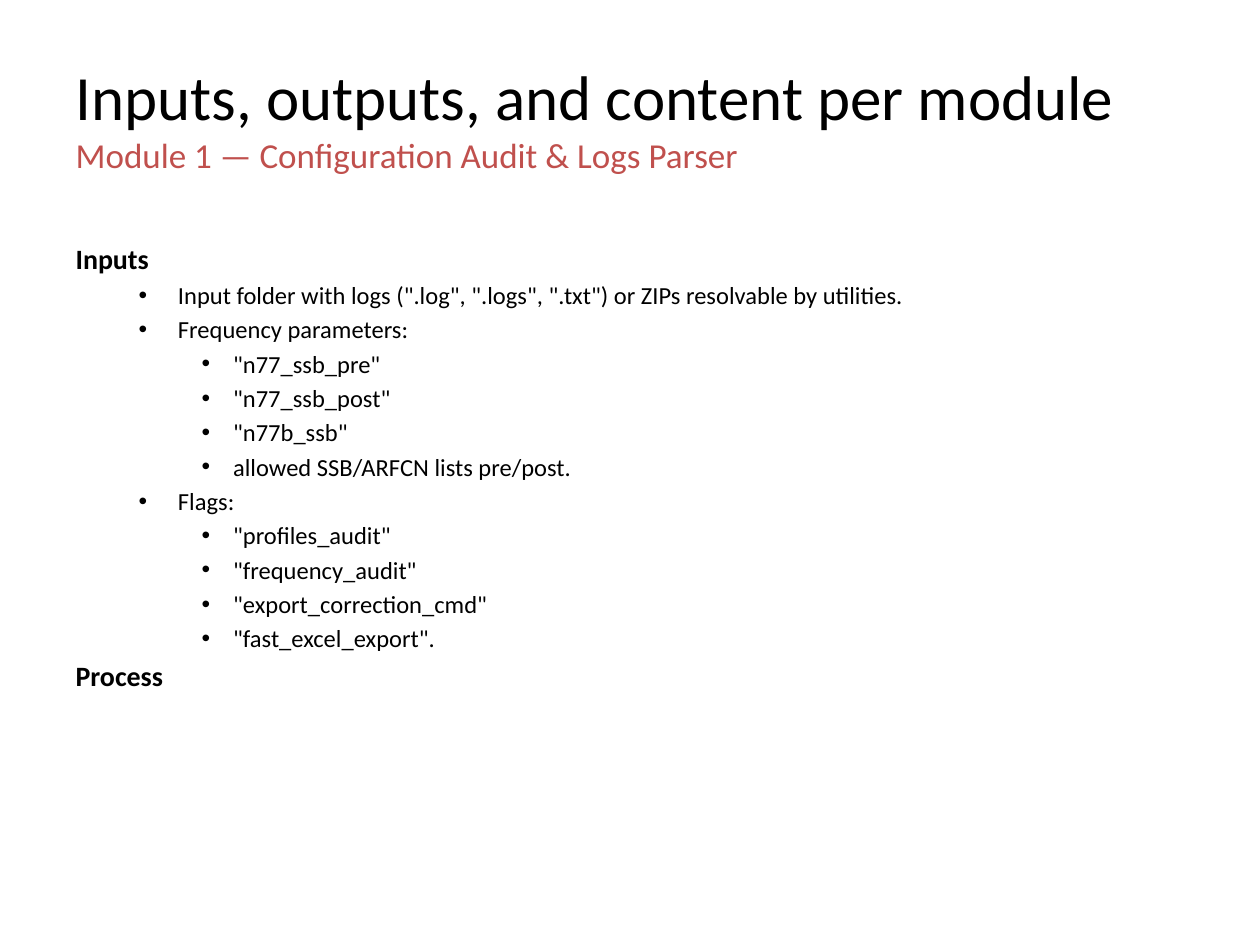
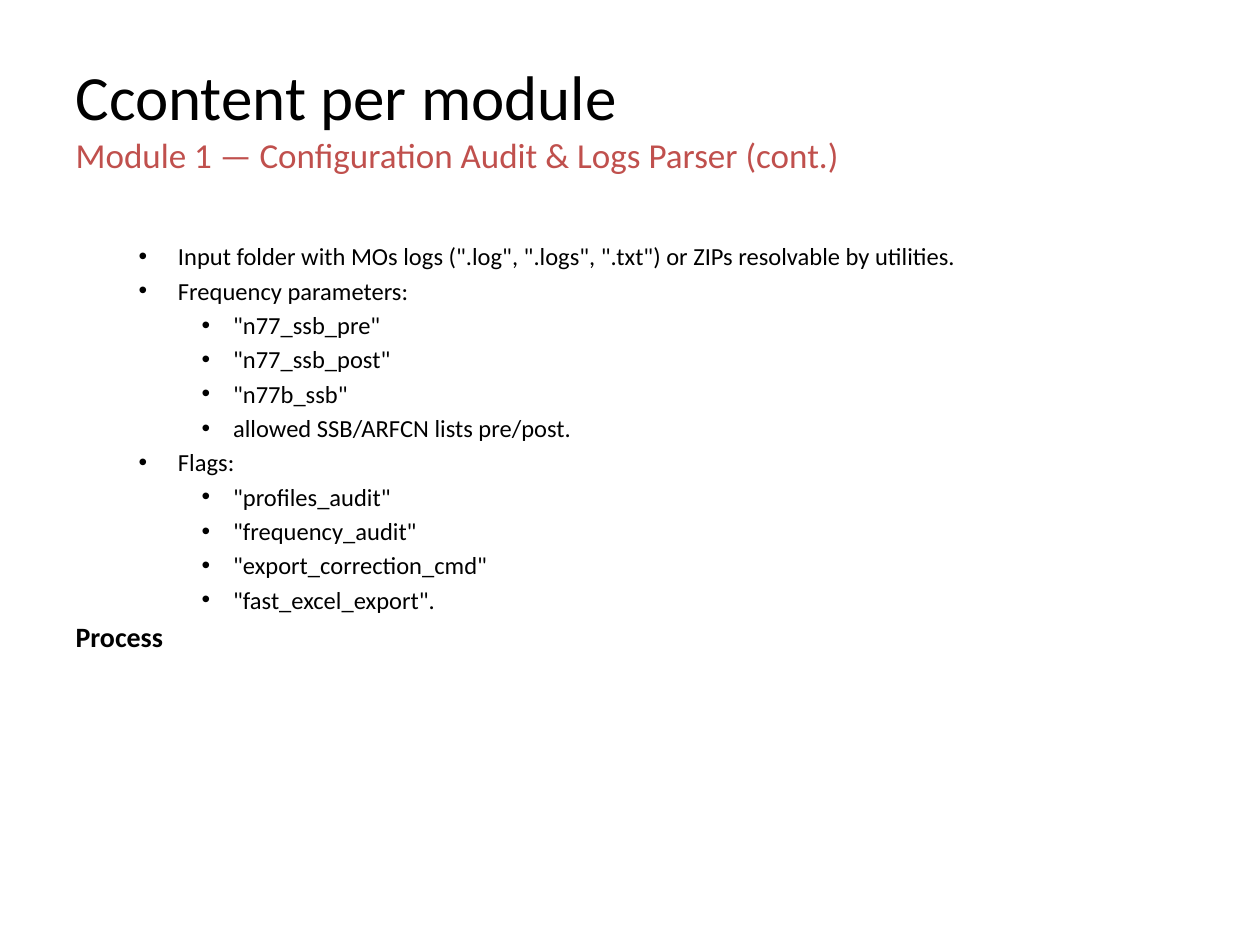
Before and after one commit to jaimetur/SSB_RetuningAutomations, a slide deck: slide 18 of help/User-Guide-SSB-Retuning-Automations-v0.7.4.pptx (slide 8 before the commit). Drawn at 1260x945 pixels with LibreOffice and Linux fonts; fonts in the diff are those of the drawing; background and template pictures are left out. Boxes give left, top, right and bottom in pixels: in the first picture for what was removed or moved away, otherwise in the second. Text is boxed around its words. In the diff, an @@ line names an element or a change of style, - is before the commit and + after.

Commit message:
- Updated Technical User Guide to include Naming Convention for Inputs

```diff
--- a/help/User-Guide-SSB-Retuning-Automations-v0.7.4.pptx
+++ b/help/User-Guide-SSB-Retuning-Automations-v0.7.4.pptx
@@ title at bbox=[76, 76, 839, 174]: text changed @@
-Inputs, outputs, and content per module
-Module 1 — Configuration Audit & Logs Parser
+Ccontent per module
+Module 1 — Configuration Audit & Logs Parser (cont.)
@@ text at bbox=[178, 247, 954, 270]: text changed @@
-Inputs
-  • Input folder with logs (".log", ".logs", ".txt") or ZIPs resolvable by utilities.
+  • Input folder with MOs logs (".log", ".logs", ".txt") or ZIPs resolvable by utilities.
```
Also in this commit, not shown: 9 other slides changed, 11 slides added, 4 other files.
